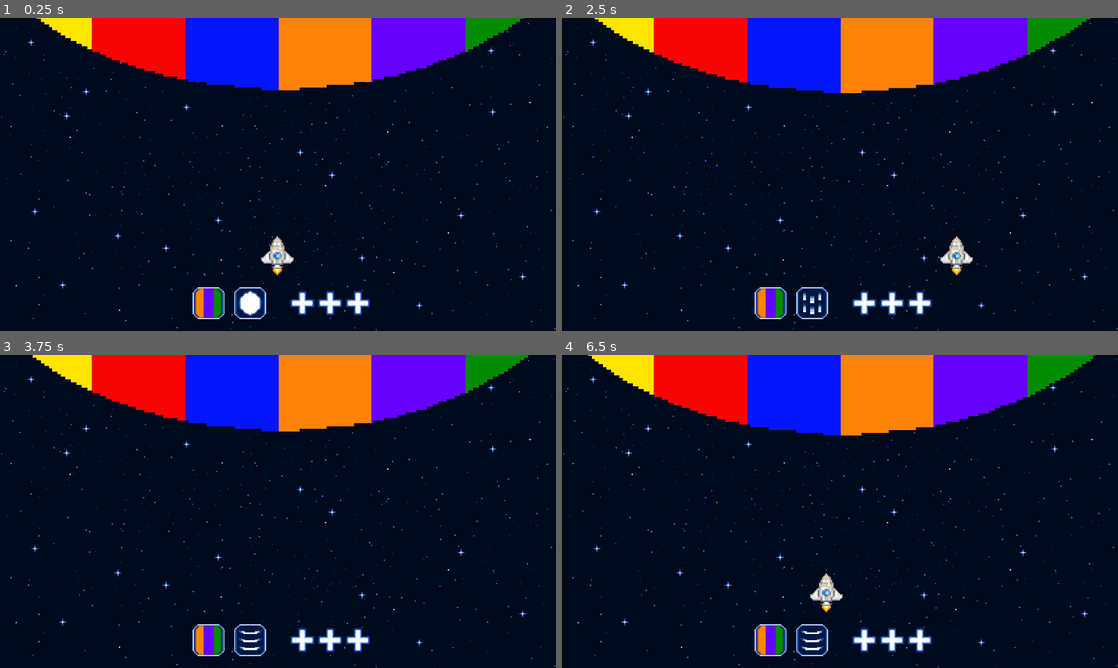
Above: before the commit, frames 1-4 (two rows, left to right).
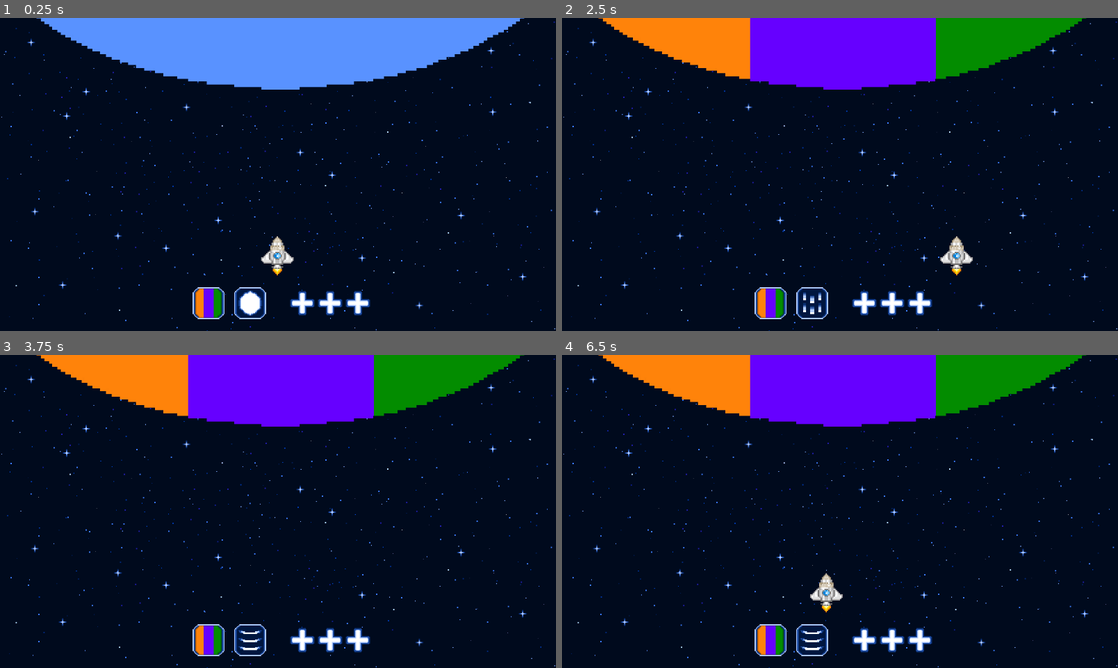
Above: after the commit, the same moments.

Repository: Annars30/GithubRepos-FINAL-project-ver1
Game: Godot game, scene res://Scenes/game.tscn
Two runs of this game, one before a commit and one after it. Both use one fixed random seed, a clock stepped at 60 frames per second and the inputs below.
Inputs (mouse positions are in pixels of both pictures, inside the frame that each line leads up to):
- Up to frame 1 (0.25 s): no input
- Up to frame 2 (2.5 s): move the mouse to (773, 302) at 0.52 s; hold Right (move_right) 0.53-1.28 s; click (773, 302) at 0.67 s; move the mouse to (812, 302) at 1.27 s; hold Left (move_left) 1.28-2.03 s; click (812, 302) at 1.42 s; move the mouse to (895, 105) at 2.02 s; hold Right (move_right) from 2.03 s (still down)
- Up to frame 3 (3.75 s): move the mouse to (250, 574) at 2.77 s; click (250, 574) at 2.92 s; move the mouse to (444, 558) at 3.52 s; release Right (move_right) at 3.53 s; hold Left (move_left) from 3.53 s (still down)
- Up to frame 4 (6.5 s): move the mouse to (673, 464) at 4.27 s; move the mouse to (867, 511) at 5.02 s; click (867, 511) at 5.17 s; move the mouse to (756, 433) at 5.77 s; release Left (move_left) at 5.78 s; hold Right (move_right) from 5.78 s (still down)

The runs differ from the first frame. In frame 1, 14% of the frame differs, in the area x 6-95%, y 0-24%; in frame 2, 14%; in frame 3, 14%; in frame 4, 16%, in the area x 4-96%, y 0-26%.

Commit message:
Update supernova.gd

Diff:
--- a/Scripts/supernova.gd
+++ b/Scripts/supernova.gd
@@ -1,30 +1,39 @@
 extends CharacterBody2D
 
-@onready var animated_sprite_1: AnimatedSprite2D = $AnimatedSprite2D  #dice with colors
 @onready var supernova = $AnimatedSprite2D   #supernova
-var speed = 3 #speed of expanding supernova
+#var speed = 3 #speed of expanding supernova
+var expand := false
+var expand_speed := 2.0
 
-#SUPERNOVA EXPANDING
-func _physics_process(delta: float) -> void:
-	position += transform.y * speed * delta
-
-
+#DICE1 ACTION EFFECT (3color,6color)
 #SUPERNOVA CHANGING COLOR
-
 func _ready() -> void:
 	supernova.pause()  # stop animation
 	supernova.set_frame_and_progress(0, 0.0)
-
-
-
-func _process(_delta):
-	if animated_sprite_1.frame == 0:
-		change_color_3()
-	elif animated_sprite_1.frame == 1:
-		change_color_6()
 
 func change_color_3():
 	supernova.set_frame_and_progress(1, 0.0)
 
 func change_color_6():
 	supernova.set_frame_and_progress(2, 0.0)
+
+func _on_dice_1_rolled(result: int) -> void:
+	if result == 0:
+		change_color_3()
+	elif result == 1:
+		change_color_6()
+
+
+
+#DICE2 ACTION EFFECT (0beam,1wave,2expand)
+func _physics_process(delta):
+	if expand:
+		supernova.position.y += expand_speed * delta
+
+func _on_dice_2_rolled(result: int) -> void:
+	if result == 2:
+		expand = true
+
+#func supernova_expand():
+	#supernova.position.y -= position.y * speed - THIS MAKES SUPERNOVA MOVE ABRUPTLY
+	#move_and_slide()
